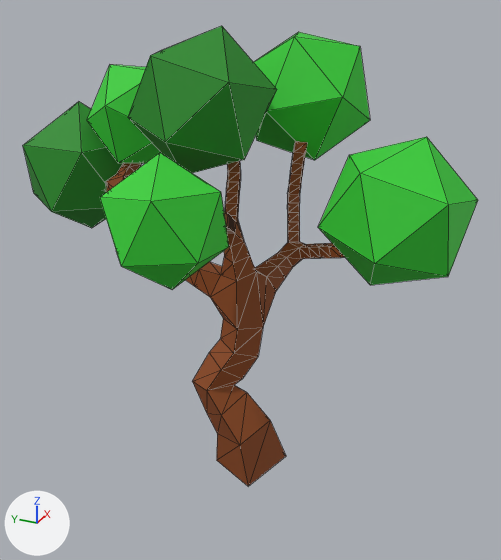
The glTF model public/model.glb as it was, and as the next commit left it.
One viewpoint serves both versions: a camera (50 mm lens) standing at (-10.83, -4.86, 9.58) and looking at (0.77, 0.36, 3.77). Every picture has the same lights, and +X, +Y and +Z are marked at lower left. Mesh edges are drawn as thin lines. Where no turn or scale is listed for an object, it has been applied to the vertices. Vertices at the same position are counted once.
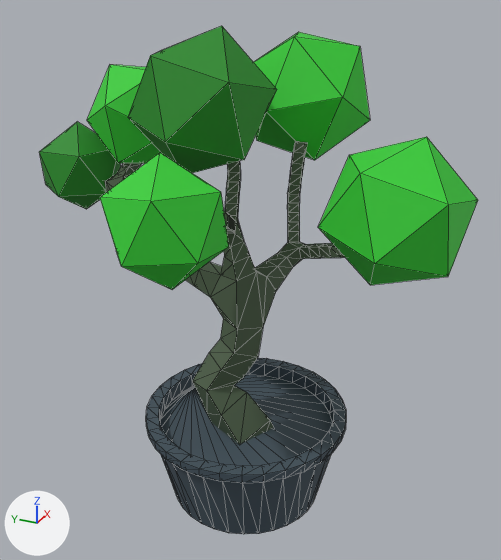
Where the change shows, as pixel boxes [x1, y1, x2, y2] in the pictures (501 x 560 px):
'Cylinder', added (blue)
    after: [146, 358, 346, 534]
'Cube', recoloured (brown to green)
    both: [104, 141, 344, 486]
'Icosphere', mesh rescaled (30% narrower, 31% shorter)
    before: [23, 102, 141, 228]
    after: [39, 122, 121, 209]

What changed in the scene script:
```text
Change mat_material_001:
    mat_material_001.base_color: (0.258, 0.0595, 0.00651) -> (0.0704, 0.109, 0.0595)  # brown #8b4513 -> dark green #4b5d45
Add mat_material_009:
    mat_material_009 = principled_material('Material.009')
    mat_material_009.base_color = (0.0531, 0.0808, 0.104)  # dark blue #41505b
    mat_material_009.roughness = 0.7
Change me_icosphere:
    where me_icosphere.from_pydata(...)  # 12 vertices, 20 faces; spans x 0.01..2.55, y 3.35..5.76, z 4.08..6.92
    used by ob_icosphere; location = (0.0, 0.0, 0.0)
    me_icosphere part 1: the whole mesh is scaled about its middle by 0.674, then moved by (-0.36, -0.19, 0.13)
Add me_cylinder:
    me_cylinder.from_pydata(...)  # 192 vertices, 380 faces; spans x -2.05..2.05, y -1.94..2.16, z -0.66..1.24
    me_cylinder.materials.append(mat_material_009)  # dark blue #41505b
Add ob_cylinder:
    ob_cylinder = bpy.data.objects.new('Cylinder', me_cylinder)
    ob_cylinder.location = (0.0, 0.0, 0.0)
```
